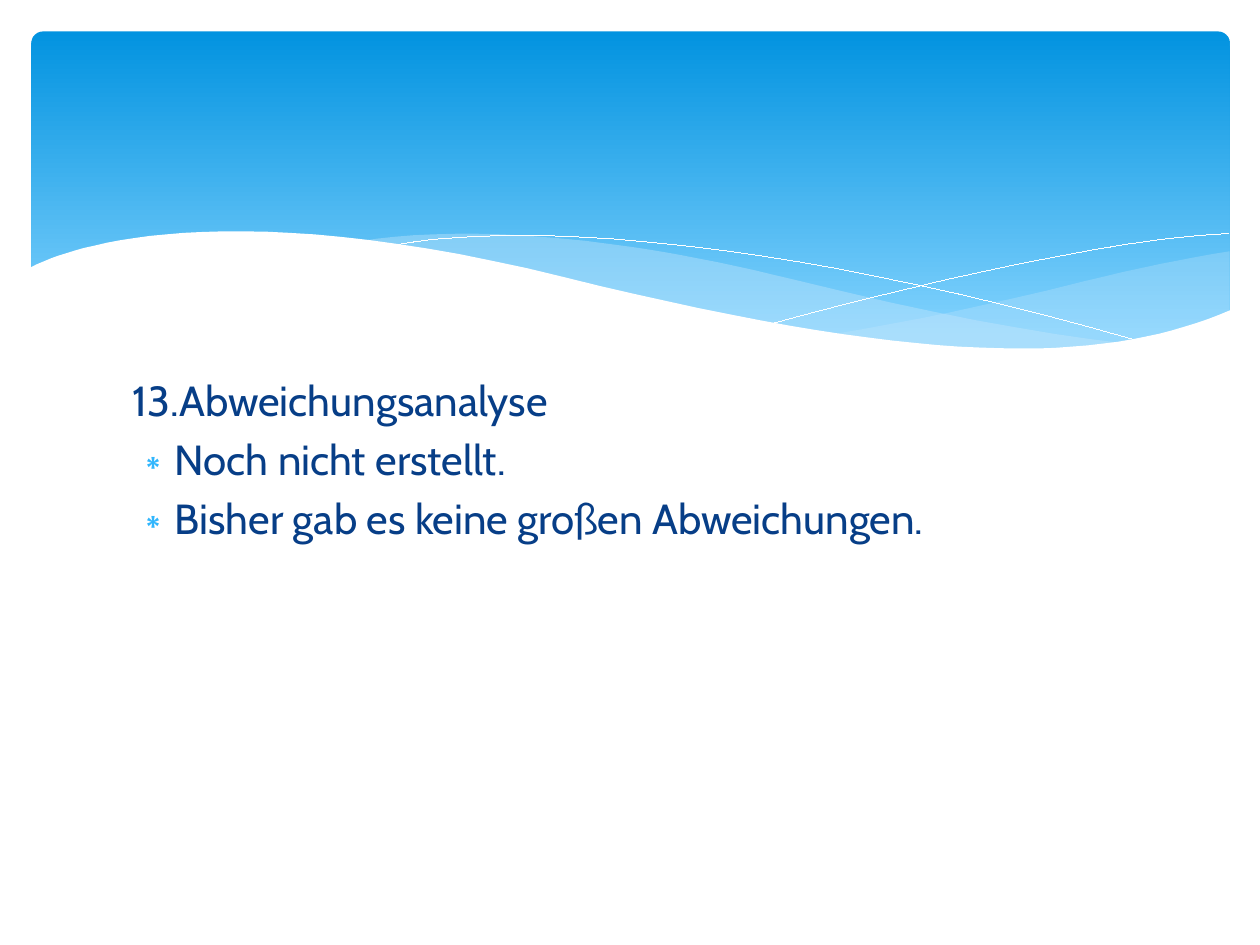
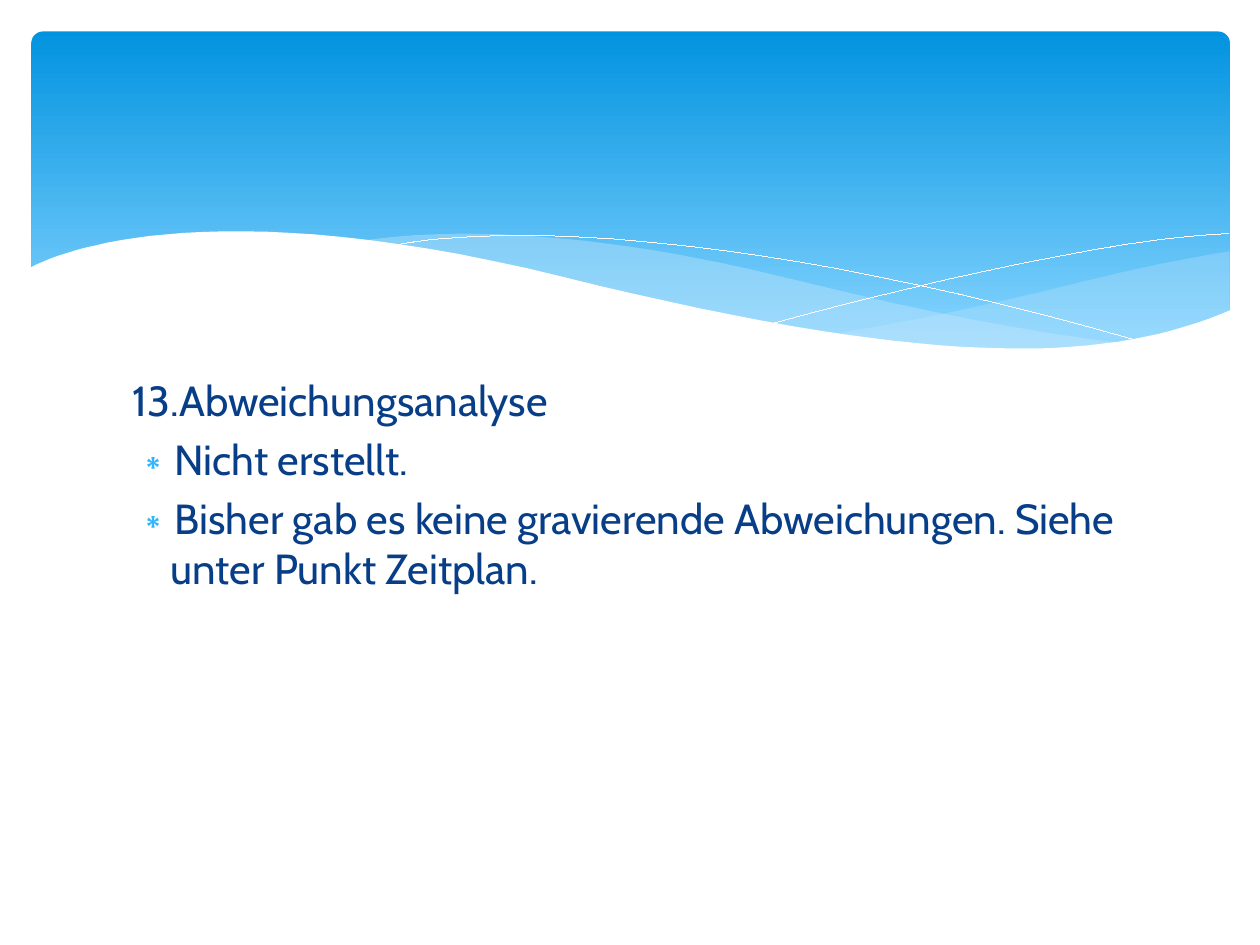
Before and after one commit to m-schwenk/LOTTO, a slide deck: slide 16 of UnsereProjektunterlagen/11.Projektdokumentationen/PräsentationGruppenIntern001.pptx. Drawn at 1260x945 pixels with LibreOffice and Linux fonts; fonts in the diff are those of the drawing. Boxes give left, top, right and bottom in pixels: in the first picture for what was removed or moved away, otherwise in the second. Text is boxed around its words. In the diff, an @@ line names an element or a change of style, - is before the commit and + after.

```diff
--- a/UnsereProjektunterlagen/11.Projektdokumentationen/PräsentationGruppenIntern001.pptx
+++ b/UnsereProjektunterlagen/11.Projektdokumentationen/PräsentationGruppenIntern001.pptx
@@ text at box(171, 443, 1114, 594): text changed @@
-∗ Noch nicht erstellt.
-∗ Bisher gab es keine großen Abweichungen.
+∗ Nicht erstellt.
+∗ Bisher gab es keine gravierende Abweichungen. Siehe unter Punkt Zeitplan.
```
Also in this commit, not shown: 4 other slides changed, 51 other files.
